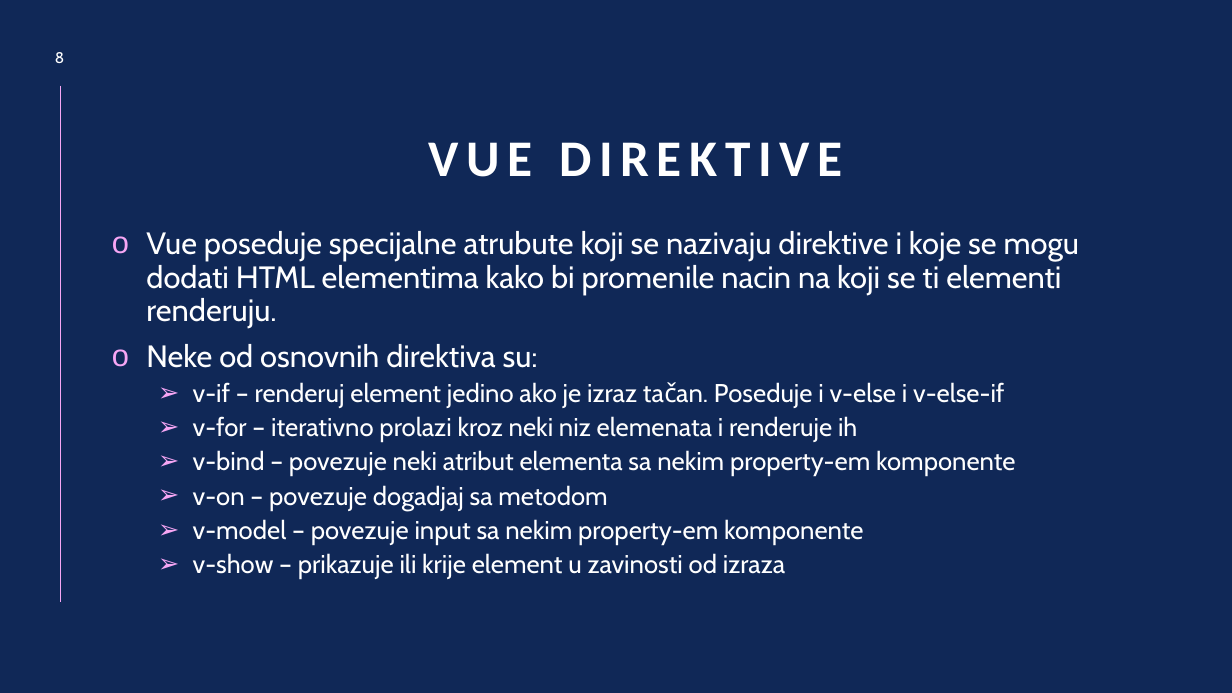
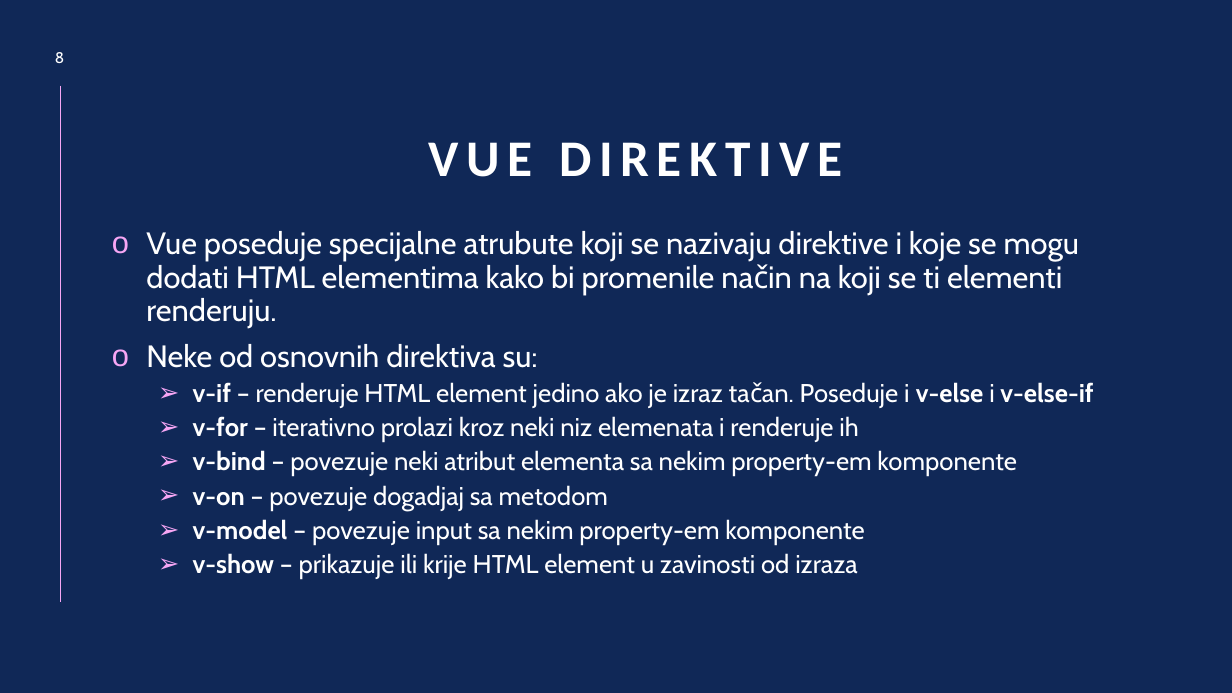
Before and after one commit to Wibesss/VueJobs, a slide deck: slide 8 of Vue.js Prezentacija.pptx. Drawn at 1232x693 pixels with LibreOffice and Linux fonts; fonts in the diff are those of the drawing. Boxes give left, top, right and bottom in pixels: in the first picture for what was removed or moved away, otherwise in the second. Text is boxed around its words. In the diff, an @@ line names an element or a change of style, - is before the commit and + after.

```diff
--- a/Vue.js Prezentacija.pptx
+++ b/Vue.js Prezentacija.pptx
@@ text at (x1=146, y1=231, x2=1079, y2=328): text changed @@
-o Vue poseduje specijalne atrubute koji se nazivaju direktive i koje se mogu dodati HTML elementima kako bi promenile nacin na koji se ti elementi renderuju.
+o Vue poseduje specijalne atrubute koji se nazivaju direktive i koje se mogu dodati HTML elementima kako bi promenile način na koji se ti elementi renderuju.
@@ text at (x1=193, y1=382, x2=1093, y2=408): text changed @@
-  ➢ v-if – renderuj element jedino ako je izraz tačan. Poseduje i v-else i v-else-if
+  ➢ v-if – renderuje HTML element jedino ako je izraz tačan. Poseduje i v-else i v-else-if
@@ text at (x1=193, y1=416, x2=1016, y2=544): bold on in "v-for", "v-bind", "v-on", "v-model" @@
@@ text at (x1=193, y1=553, x2=857, y2=578): text changed @@
-  ➢ v-show – prikazuje ili krije element u zavinosti od izraza
+  ➢ v-show – prikazuje ili krije HTML element u zavinosti od izraza
```
Also in this commit, not shown: 12 other slides changed, 1 other file.
